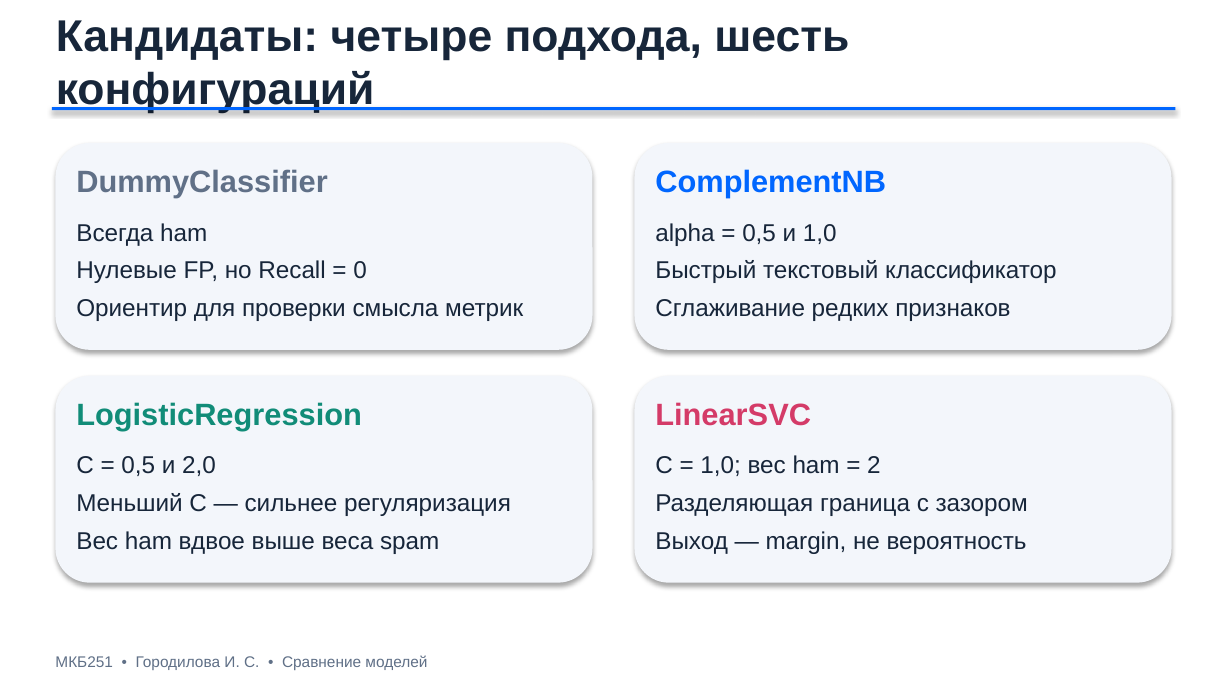
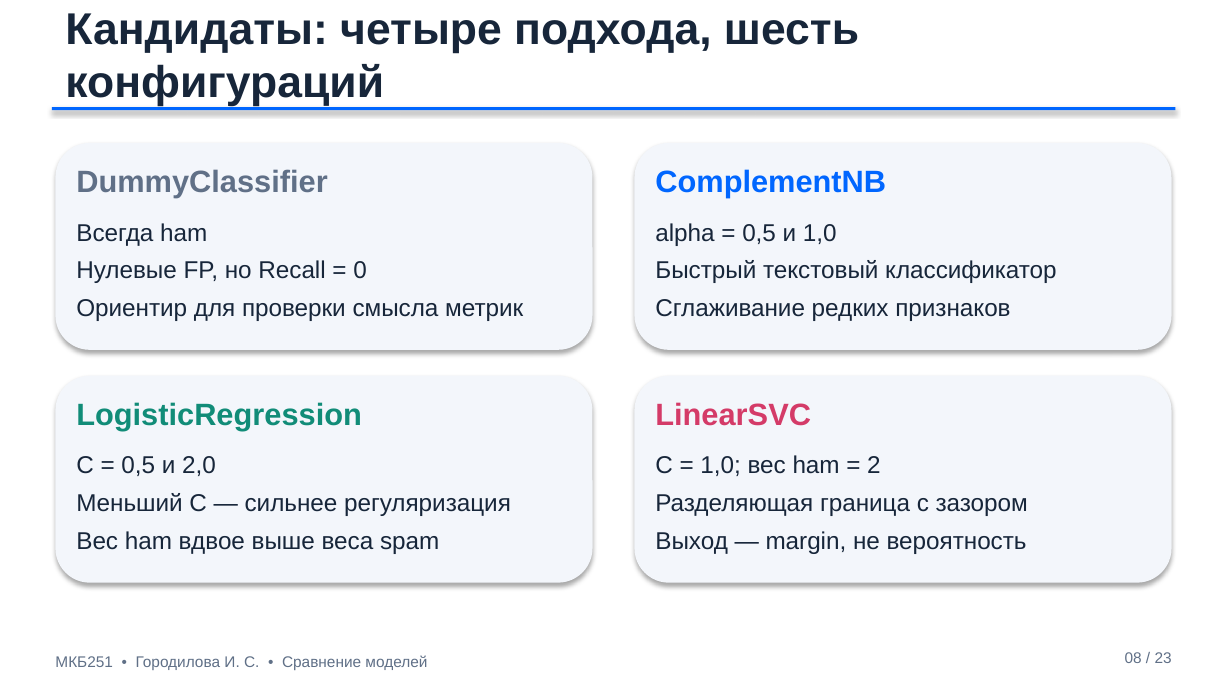
Before and after one commit to city-cyber/ML_Cyber, a slide deck: slide 8 of Городилова Ирина Сергеевна МКБ251 Итоговое задание.pptx (slide 9 before the commit). Drawn at 1232x693 pixels with LibreOffice and Linux fonts; fonts in the diff are those of the drawing. Boxes give left, top, right and bottom in pixels: in the first picture for what was removed or moved away, otherwise in the second. Text is boxed around its words. In the diff, an @@ line names an element or a change of style, - is before the commit and + after.

```diff
--- a/Городилова Ирина Сергеевна МКБ251 Итоговое задание.pptx
+++ b/Городилова Ирина Сергеевна МКБ251 Итоговое задание.pptx
@@ text "Кандидаты: четыре подхода, шесть конфигураций": place and size @@
-text "Кандидаты: четыре подхода, шесть конфигураций" at <box>56,20,849,113</box>
+text "Кандидаты: четыре подхода, шесть конфигураций" at <box>65,13,859,106</box>
@@ text added at <box>1125,652,1172,663</box>, 9 pt, text #607087 @@
+08 / 23
```
Also in this commit, not shown: 8 other slides changed, 11 slides added, 1 slide removed, 4 other files.
